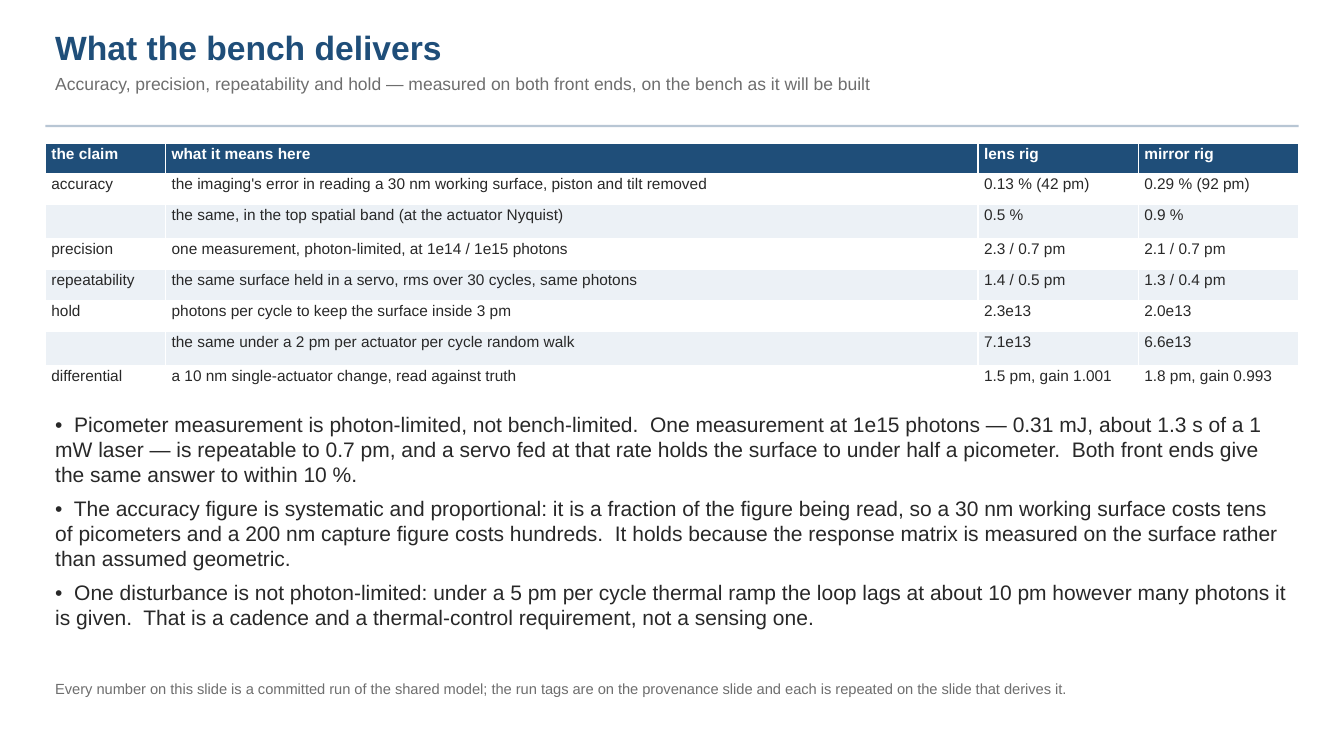
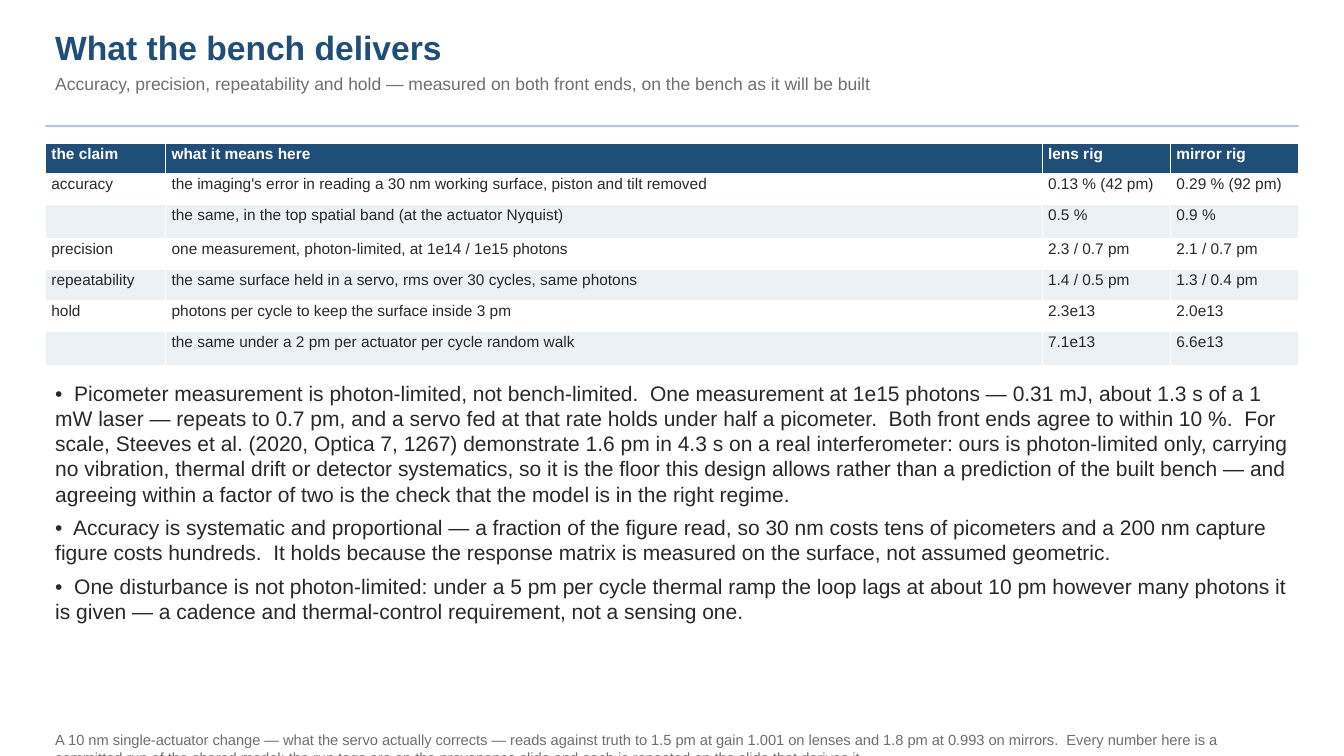
Before and after one commit to nasa-jpl/macos, a slide deck: slide 3 of demo_session/deck_gauges.pptx. Drawn at 1344x756 pixels with LibreOffice and Linux fonts; fonts in the diff are those of the drawing. Boxes give left, top, right and bottom in pixels: in the first picture for what was removed or moved away, otherwise in the second. Text is boxed around its words. In the diff, an @@ line names an element or a change of style, - is before the commit and + after.

```diff
--- a/demo_session/deck_gauges.pptx
+++ b/demo_session/deck_gauges.pptx
@@ table at bbox=[45, 143, 1299, 359] @@
-row 8: differential | a 10 nm single-actuator change, read against truth | 1.5 pm, gain 1.001 | 1.8 pm, gain 0.993
@@ text at bbox=[55, 385, 1287, 624]: text changed @@
-• Picometer measurement is photon-limited, not bench-limited. One measurement at 1e15 photons — 0.31 mJ, about 1.3 s of a 1 mW laser — is repeatable to 0.7 pm, and a servo fed at that rate holds the surface to under half a picometer. Both front ends give the same answer to within 10 %.
-• The accuracy figure is systematic and proportional: it is a fraction of the figure being read, so a 30 nm working surface costs tens of picometers and a 200 nm capture figure costs hundreds. It holds because the response matrix is measured on the surface rather than assumed geometric.
-• One disturbance is not photon-limited: under a 5 pm per cycle thermal ramp the loop lags at about 10 pm however many photons it is given. That is a cadence and a thermal-control requirement, not a sensing one.
+• Picometer measurement is photon-limited, not bench-limited. One measurement at 1e15 photons — 0.31 mJ, about 1.3 s of a 1 mW laser — repeats to 0.7 pm, and a servo fed at that rate holds under half a picometer. Both front ends agree to within 10 %. For scale, Steeves et al. (2020, Optica 7, 1267) demonstrate 1.6 pm in 4.3 s on a real interferometer: ours is photon-limited only, carrying no vibration, thermal drift or detector systematics, so it is the floor this design allows rather than a prediction of the built bench — and agreeing within a factor of two is the check that the model is in the right regime.
+• Accuracy is systematic and proportional — a fraction of the figure read, so 30 nm costs tens of picometers and a 200 nm capture figure costs hundreds. It holds because the response matrix is measured on the surface, not assumed geometric.
+• One disturbance is not photon-limited: under a 5 pm per cycle thermal ramp the loop lags at about 10 pm however many photons it is given — a cadence and thermal-control requirement, not a sensing one.
@@ text at bbox=[55, 734, 1217, 748]: text changed @@
-Every number on this slide is a committed run of the shared model; the run tags are on the provenance slide and each is repeated on the slide that derives it.
+A 10 nm single-actuator change — what the servo actually corrects — reads against truth to 1.5 pm at gain 1.001 on lenses and 1.8 pm at 0.993 on mirrors. Every number here is a committed run of the shared model; the run tags are on the provenance slide and each is repeated on the slide that derives it.
```
Also in this commit, not shown: 3 other files.
